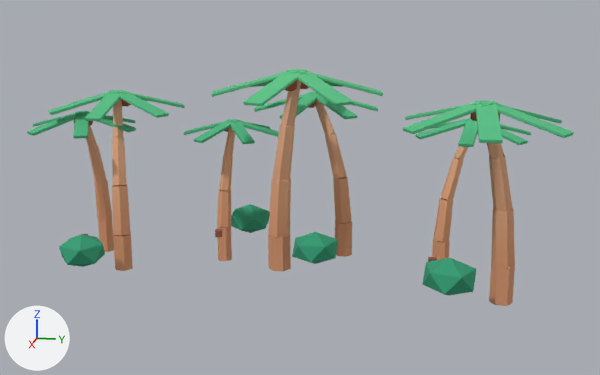
What one commit did to the glTF model public/assets/toycar/set-palm-stand.glb.
Rendered twice from a camera (50 mm lens) standing at (14.64, 2.64, 4.73) and looking at (-0.4, -0.37, 0.97). Arrows for +X, +Y and +Z are at lower left; the lights stay in place. The picture after the commit comes second. Where no turn or scale is listed for an object, it has been applied to the vertices. Vertices at exactly the same position are counted once.

The first picture shows 'anim_drape+sway:a=x:d=3:p=4.1#b', 'anim_drape+sway:a=z:d=3:p=3.8#a', 'anim_drape+sway:a=z:d=3:p=4.4#c' and 1 more.
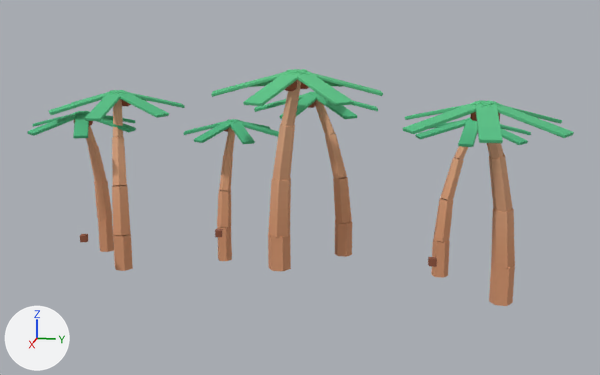
Boxes (x1, y1, x2, y2) around the edits, measured in the pictures (600 x 375 px):
```json
{"part": 1, "of": "me_anim_drape_sway_a_x_d_3_p_4_1_b", "change": "deleted", "before": [292, 232, 338, 264], "on screen": "green"}
{"part": 2, "of": "me_anim_drape_sway_a_x_d_3_p_4_1_b", "change": "deleted", "before": [231, 204, 270, 233], "on screen": "green"}
{"part": 3, "of": "me_anim_drape_sway_a_z_d_3_p_3_8_a", "change": "deleted", "before": [422, 258, 476, 295], "on screen": "green"}
{"part": 4, "of": "me_anim_drape_sway_a_z_d_3_p_4_4_c", "change": "deleted", "before": [59, 234, 105, 267], "on screen": "green"}
```

Edits to the scene script, one JSON object a line:
```json
{"block": "me_anim_drape_sway_a_x_d_3_p_4_1_b", "where": "# used by ob_anim_drape_sway_a_x_d_3_p_4_1_b; location = (-1.0, -0.6, 0.0)"}
{"op": "remove", "block": "me_anim_drape_sway_a_x_d_3_p_4_1_b", "code": "me_anim_drape_sway_a_x_d_3_p_4_1_b.from_pydata(...)  # 744 vertices, 1336 faces; spans x -2.21..2.27, y -2.32..1.76, z -0.7..3.2"}
{"op": "add", "block": "me_anim_drape_sway_a_x_d_3_p_4_1_b", "code": "me_anim_drape_sway_a_x_d_3_p_4_1_b.from_pydata(...)  # 720 vertices, 1296 faces; spans x -2.21..2.27, y -2.32..1.76, z -0.7..3.2"}
{"block": "me_anim_drape_sway_a_x_d_3_p_4_1_b", "change": "me_anim_drape_sway_a_x_d_3_p_4_1_b part 1: the loose piece of 12 vertices spanning x 0.56..1.44, y 0.19..1.01, z -0.4..0.23 is deleted"}
{"block": "me_anim_drape_sway_a_x_d_3_p_4_1_b", "change": "me_anim_drape_sway_a_x_d_3_p_4_1_b part 2: the loose piece of 12 vertices spanning x -1.13..-0.27, y -1.53..-0.67, z -0.4..0.23 is deleted"}
{"block": "me_anim_drape_sway_a_z_d_3_p_3_8_a", "where": "# used by ob_anim_drape_sway_a_z_d_3_p_3_8_a; location = (0.2, 3.0, 0.0)"}
{"op": "remove", "block": "me_anim_drape_sway_a_z_d_3_p_3_8_a", "code": "me_anim_drape_sway_a_z_d_3_p_3_8_a.from_pydata(...)  # 492 vertices, 884 faces; spans x -2.44..2.25, y -1.37..1.27, z -0.7..2.89"}
{"op": "add", "block": "me_anim_drape_sway_a_z_d_3_p_3_8_a", "code": "me_anim_drape_sway_a_z_d_3_p_3_8_a.from_pydata(...)  # 480 vertices, 864 faces; spans x -2.44..2.25, y -1.37..1.27, z -0.7..2.89"}
{"block": "me_anim_drape_sway_a_z_d_3_p_3_8_a", "change": "me_anim_drape_sway_a_z_d_3_p_3_8_a part 3: the loose piece of 12 vertices spanning x 0.43..1.37, y -0.94..-0.06, z -0.42..0.26 is deleted"}
{"block": "me_anim_drape_sway_a_z_d_3_p_4_4_c", "where": "# used by ob_anim_drape_sway_a_z_d_3_p_4_4_c; location = (0.1, -3.8, 0.0)"}
{"op": "remove", "block": "me_anim_drape_sway_a_z_d_3_p_4_4_c", "code": "me_anim_drape_sway_a_z_d_3_p_4_4_c.from_pydata(...)  # 492 vertices, 884 faces; spans x -2.04..1.33, y -2.06..0.96, z -0.7..2.69"}
{"op": "add", "block": "me_anim_drape_sway_a_z_d_3_p_4_4_c", "code": "me_anim_drape_sway_a_z_d_3_p_4_4_c.from_pydata(...)  # 480 vertices, 864 faces; spans x -2.04..0.58, y -2.06..0.96, z -0.7..2.69"}
{"block": "me_anim_drape_sway_a_z_d_3_p_4_4_c", "change": "me_anim_drape_sway_a_z_d_3_p_4_4_c part 4: the loose piece of 12 vertices spanning x 0.47..1.33, y -0.82..0.02, z -0.4..0.23 is deleted"}
```
